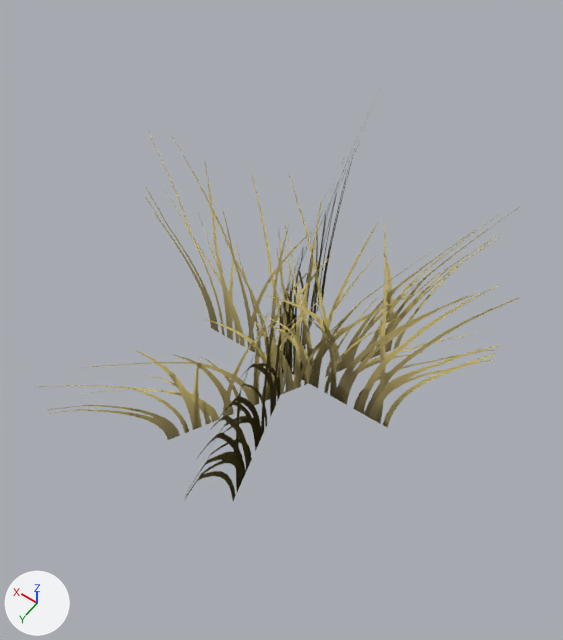
Renders of the glTF model assets/models/nature/desert_grass_1.glb from each side of a commit.
Rendered twice from a 50 mm camera at (-0.366, 0.513, 0.938) aimed at (0.002, -0.002, 0.128). The axes (+X, +Y, +Z) are drawn at lower left. The lights are the same throughout. The first picture is the older version. Vertices at exactly the same position are counted once.

Objects in the first picture: 'desert_grass_1'.
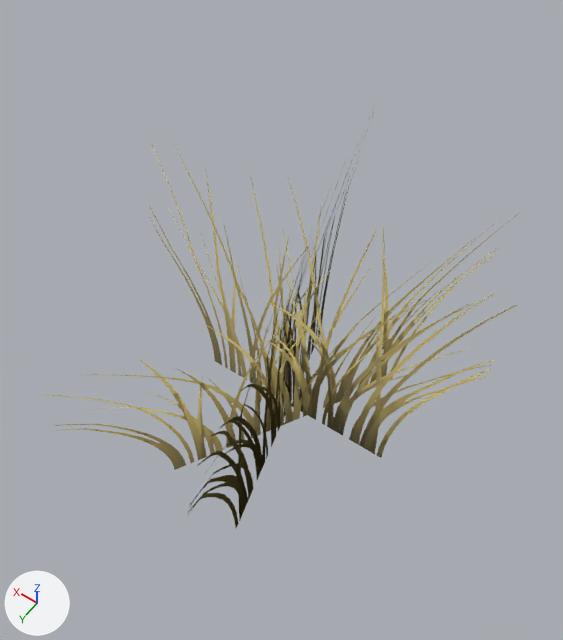
Boxes [x1, y1, x2, y2] around the edits, measured in the pictures (563 x 640 px; the box of a moved part takes in the faces that stretch with it):
'desert_grass_1', reshaped (10% taller)
    before: [39, 100, 521, 501]
    after: [39, 85, 519, 528]
part 1 of me_desert_grass_1, moved or reshaped
    before: [39, 206, 521, 440]
    after: [39, 213, 519, 470]
part 2 of me_desert_grass_1, moved or reshaped
    before: [146, 132, 520, 428]
    after: [149, 141, 517, 458]
part 3 of me_desert_grass_1, moved or reshaped
    before: [185, 100, 374, 501]
    after: [187, 85, 385, 528]

The change, as a diff of the scene's bpy script:
```diff
--- a/assets/models/nature/desert_grass_1.glb.py
+++ b/assets/models/nature/desert_grass_1.glb.py
@@ me_desert_grass_1 @@
 # used by ob_desert_grass_1; location = (0.0, 0.0, 0.0)
-me_desert_grass_1.from_pydata(...)  # 18 vertices, 12 faces; spans x -0.262..0.264, y -0.315..0.302, z -0.03..0.381
+me_desert_grass_1.from_pydata(...)  # 18 vertices, 12 faces; spans x -0.262..0.264, y -0.315..0.302, z -0.12..0.381
+# me_desert_grass_1 part 1: the loose piece of 6 vertices spanning x -0.202..0.142, y -0.268..0.301, z -0.03..0.292 is scaled about its middle by (1, 1, 1.28), then moved by (0.0, 0.0, -0.045)
+# me_desert_grass_1 part 2: the loose piece of 6 vertices spanning x -0.262..0.264, y -0.09..-0.023, z -0.03..0.334 is scaled about its middle by (1, 1, 1.25), then moved by (0.0, 0.0, -0.045)
+# me_desert_grass_1 part 3: the loose piece of 6 vertices spanning x -0.128..0.079, y -0.315..0.302, z -0.03..0.381 is scaled about its middle by (1, 1, 1.22), then moved by (0.0, 0.0, -0.045)
 me_desert_grass_1.materials.append(mat_card_desert_grass)
```
